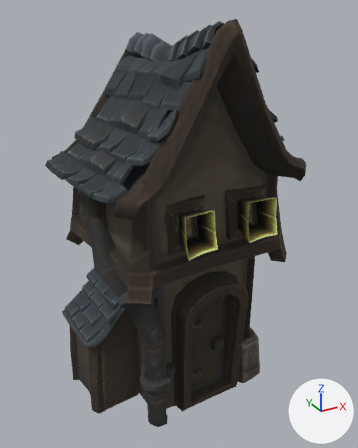
Renders of the glTF model 3d/mine-hantee/models/storm_doodad_kingscrest_cliffstructure_04.glb from each side of a commit.
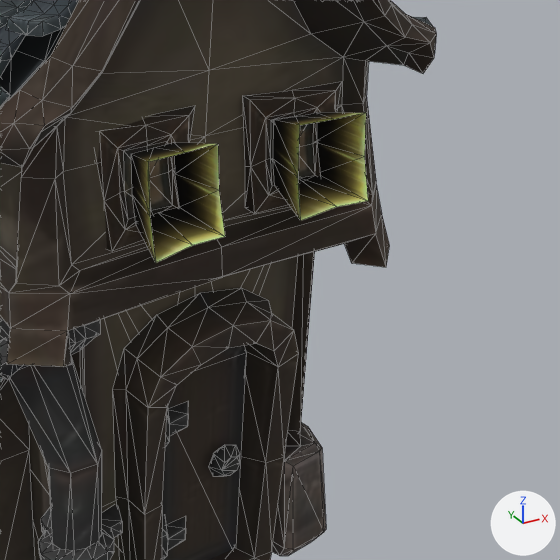
Each version is shown whole from a 50 mm lens placed at (-2.62, -4.97, 4.61), pointed at (0.07, -0.08, 2.16), then close up on the part from 35% to 100% of the width and 34% to 86% of the height. Lighting does not change. The marker at lower right points along +X, +Y and +Z. The older version's two pictures come first. The close-ups show mesh edges as thin lines. Vertices at exactly the same position are counted once.
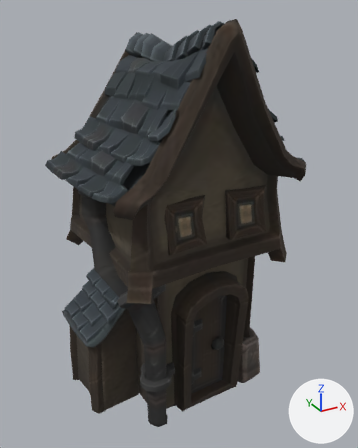
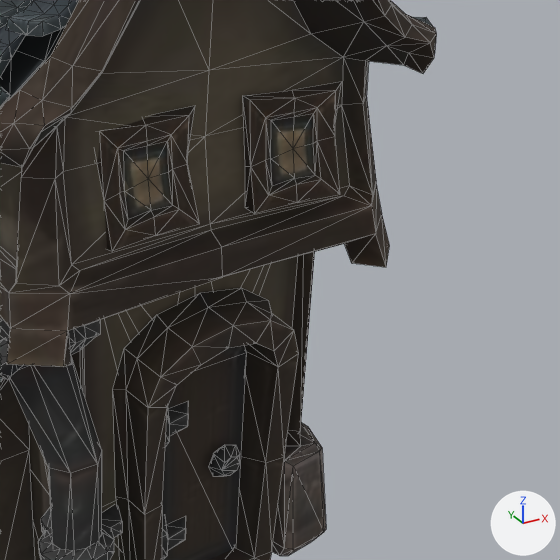
What differs and where, as boxes (x1, y1, x2, y2) in the close-ups (560 x 560 px):
'Mesh_0', surface changed, reshaped
    both: (0, 0, 436, 560)
part 1 of me_mesh_0, deleted
    before: (273, 112, 368, 221)
part 2 of me_mesh_0, deleted
    before: (131, 142, 225, 263)

The edits, one by one:
Material 'Material_0' (mat_material_0) changes its picture from img_grad2b_windowlight_jpg to img_storm_kingscrest_cliffstructure_diff_jpg.
me_mesh_0 is used by ob_mesh_0; location (0.0, 0.0, 0.0).
me_mesh_0 had 2225 vertices, 3636 faces and spanned x -1.35..1.35, y -1.23..1.23, z -0.02..4.51.
me_mesh_0 now has 2161 vertices, 3572 faces and spans x -1.35..1.35, y -1.16..1.08, z -0.02..4.51.
me_mesh_0 part 1: the loose piece of 16 vertices spanning x 0.33..0.65, y -1.23..-0.84, z 2.31..2.76 is deleted.
me_mesh_0 part 2: the loose piece of 16 vertices spanning x -0.43..-0.11, y -1.22..-0.88, z 2.31..2.76 is deleted.
Other edits to the shape of me_mesh_0 do not show in these pictures.
me_mesh_0 no longer uses material mat_material_1 (picture img_storm_kingscrest_cliffstructure_diff_jpg).
